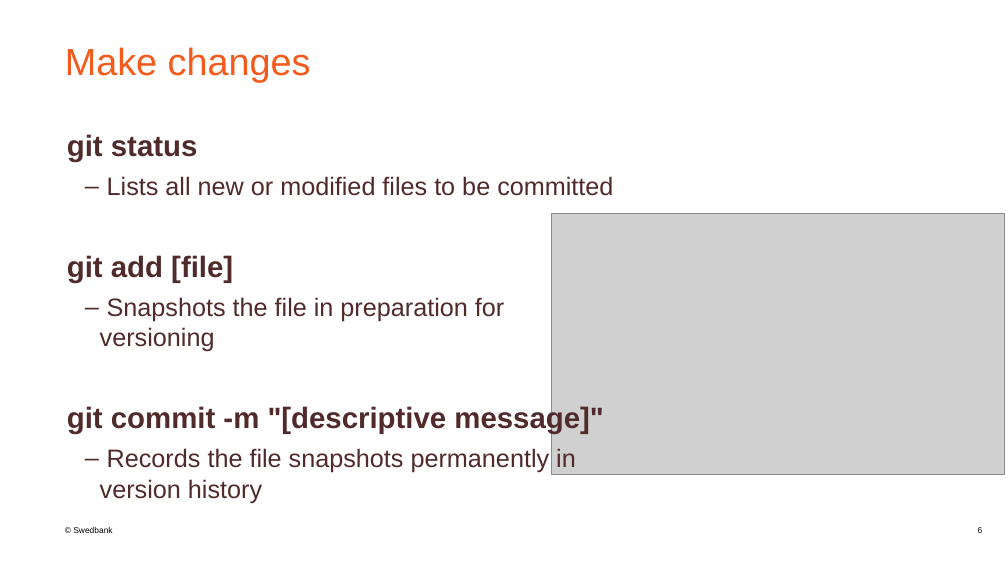
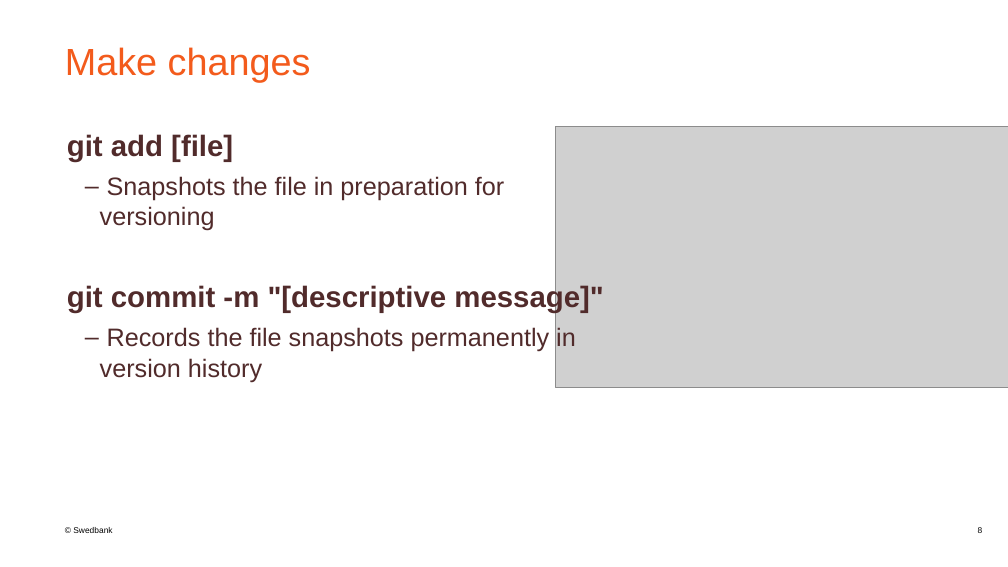
Before and after one commit to JurgisSi/git-slides, a slide deck: slide 8 of GIT.pptx (slide 6 before the commit). Drawn at 1008x567 pixels with LibreOffice and Linux fonts; fonts in the diff are those of the drawing; grey boxes stand for pictures; background and template pictures are left out. Boxes give left, top, right and bottom in pixels: in the first picture for what was removed or moved away, otherwise in the second. Text is boxed around its words. In the diff, an @@ line names an element or a change of style, - is before the commit and + after.

```diff
--- a/GIT.pptx
+++ b/GIT.pptx
@@ text at [67,134,613,196]: paragraphs removed @@
-git status
-  – Lists all new or modified files to be committed
@@ picture: place and size @@
-picture at [552,214,1004,475]
+picture at [556,127,1008,388]
```
Also in this commit, not shown: 5 other slides changed, 2 slides added, 1 other file.
